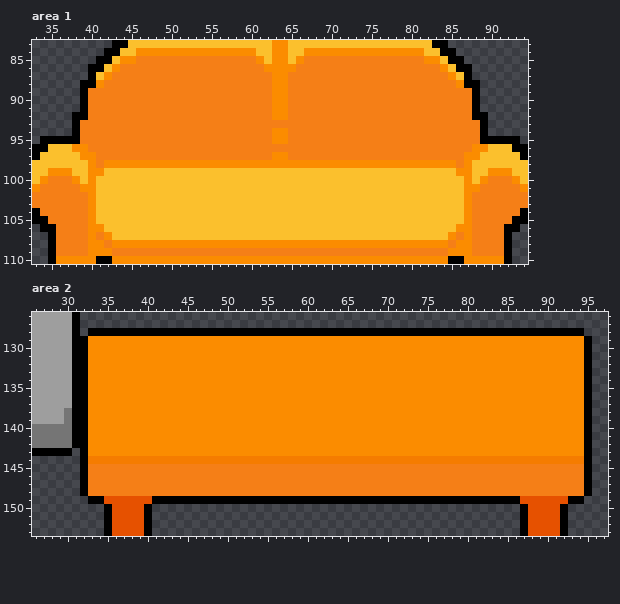
A pixel-art file gets an edit: Assets/Arts/Construction/House/InsideHouse/House_Construct.aseprite. The first picture shows the starting point.
160x160 pixels, 1 frame. Colours within 5 levels of each other are drawn and written as one. Shown: area 1: x 33..94, y 83..110; area 2: x 26..97, y 126..153. The commit also changed other parts of the picture, which this record leaves out.
After the commit:
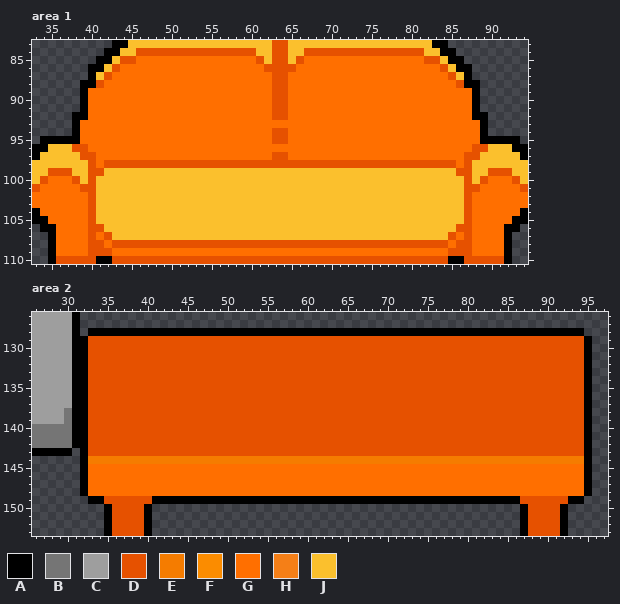
Palette (. is transparent): A #000000  B #757575  C #9e9e9e  D #e65100  E #f57c00  F #fb8c00  G #ff6f00  H #f57f17  J #fbc02d
Difference:
Area 1:
Colour F becomes colour D in row 83 at x 63 to 64; in row 84 at x 46 to 60, 63 to 64 and 67 to 81; in row 85 at x 44 to 45, 61, 63 to 64, 66 and 82 to 83; in row 86 at x 43, 62 to 65 and 84; in row 87 at x 42, 63 to 64 and 85; in row 88 at x 41, 63 to 64 and 86.
Colour F becomes colour D in rows 89 to 92 at x 63 to 64; in rows 94 to 95 at x 63 to 64; in row 96 at x 38 to 39 and 88 to 89; in row 97 at x 39 to 40, 63 to 64 and 87 to 88; in row 98 at x 40, 42 to 85 and 87; in row 99 at x 35 to 37, 40 to 41, 86 to 87 and 90 to 92.
Colour F becomes colour D in row 100 at x 34, 38, 40, 87, 89 and 93; in row 101 at x 33, 39 to 40, 87 to 88 and 94; in rows 102 to 105 at x 40 and 87; in row 106 at x 40 to 41 and 86 to 87; in row 107 at x 40, 42, 85 and 87; in row 108 at x 40 to 41, 43 to 84 and 86 to 87.
Colour F becomes colour D in row 109 at x 40 to 42 and 85 to 87; in row 110 at x 36 to 40, 43 to 84 and 87 to 91.
Colour H becomes colour G in row 85 at x 46 to 60 and 67 to 81; in row 86 at x 44 to 61 and 66 to 83; in row 87 at x 43 to 62 and 65 to 84; in row 88 at x 42 to 62 and 65 to 85; in rows 89 to 92 at x 40 to 62 and 65 to 87; in row 93 at x 39 to 88.
Colour H becomes colour G in rows 94 to 95 at x 39 to 62 and 65 to 88; in row 96 at x 40 to 87; in row 97 at x 41 to 62 and 65 to 86; in row 98 at x 41 and 86; in row 100 at x 35 to 37 and 90 to 92; in row 101 at x 34 to 38 and 89 to 93.
Colour H becomes colour G in rows 102 to 103 at x 33 to 39 and 88 to 94; in row 104 at x 34 to 39 and 88 to 93; in row 105 at x 35 to 39 and 88 to 92; in row 106 at x 36 to 39 and 88 to 91; in row 107 at x 36 to 39, 41, 86 and 88 to 91; in row 108 at x 36 to 39, 42, 85 and 88 to 91.
Colour H becomes colour G in row 109 at x 36 to 39, 43 to 84 and 88 to 91.
Area 2:
Colour F becomes colour D in rows 129 to 143 at x 33 to 94.
Colour H becomes colour G in rows 145 to 148 at x 33 to 94.
Pixel boxes of the changes (left, top, right, bottom) in both pictures:
changed: (32, 40, 528, 264)
changed: (88, 336, 584, 496)
